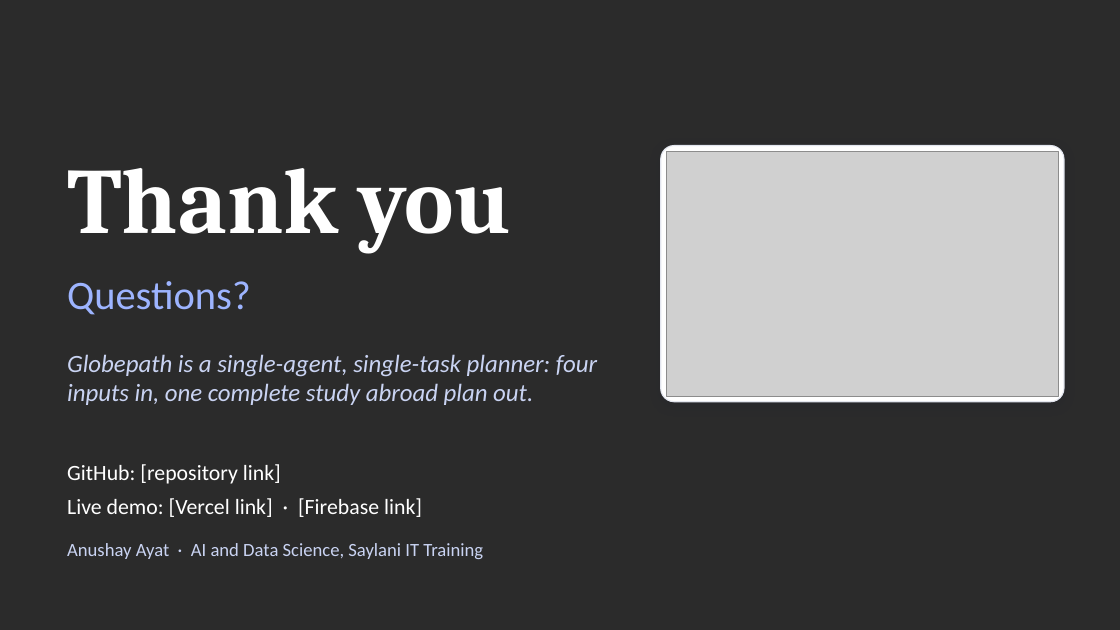
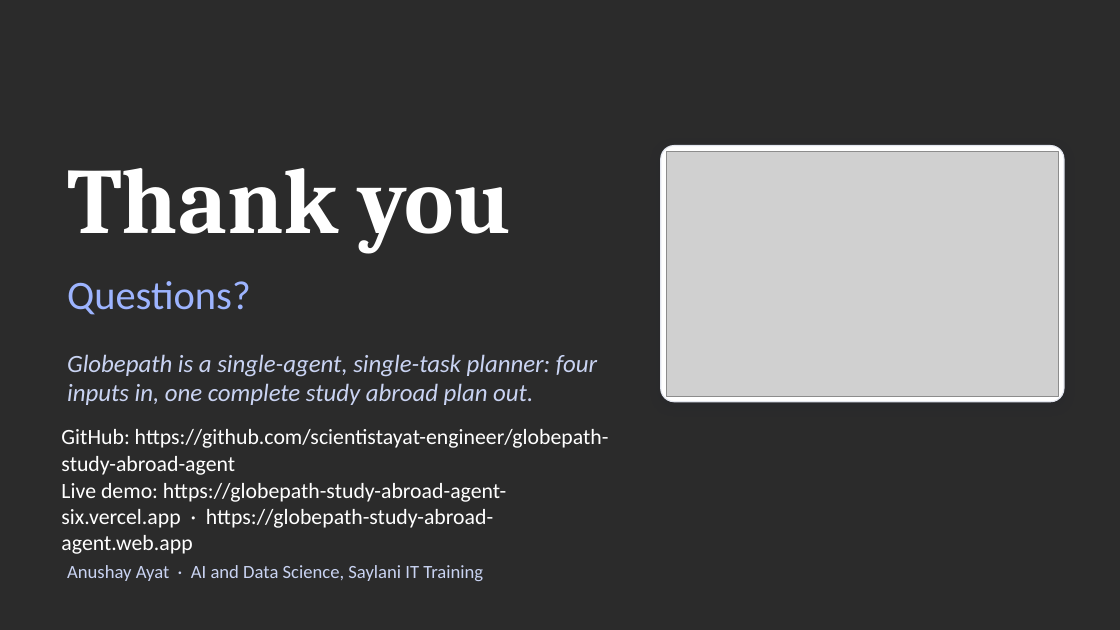
Before and after one commit to scientistayat-engineer/globepath-study-abroad-agent, a slide deck: slide 20 of docs/Globepath_Presentation.pptx. Drawn at 1120x630 pixels with LibreOffice and Linux fonts; fonts in the diff are those of the drawing; grey boxes stand for pictures; background and template pictures are left out; a plain dark background stands for a picture behind light text. Boxes give left, top, right and bottom in pixels: in the first picture for what was removed or moved away, otherwise in the second. Text is boxed around its words. In the diff, an @@ line names an element or a change of style, - is before the commit and + after.

```diff
--- a/docs/Globepath_Presentation.pptx
+++ b/docs/Globepath_Presentation.pptx
@@ text at <box>61,429,609,475</box>: text changed @@
-GitHub: [repository link]
+GitHub: https://github.com/scientistayat-engineer/globepath-study-abroad-agent
@@ text at <box>61,483,506,554</box>: text changed @@
-Live demo: [Vercel link] · [Firebase link]
+Live demo: https://globepath-study-abroad-agent-six.vercel.app · https://globepath-study-abroad-agent.web.app
@@ text "Anushay Ayat · AI and ...": place and size @@
-text "Anushay Ayat · AI and ..." at <box>67,543,483,559</box>
+text "Anushay Ayat · AI and ..." at <box>67,565,483,581</box>
```
Also in this commit, not shown: 4 other slides changed, 7 other files.
